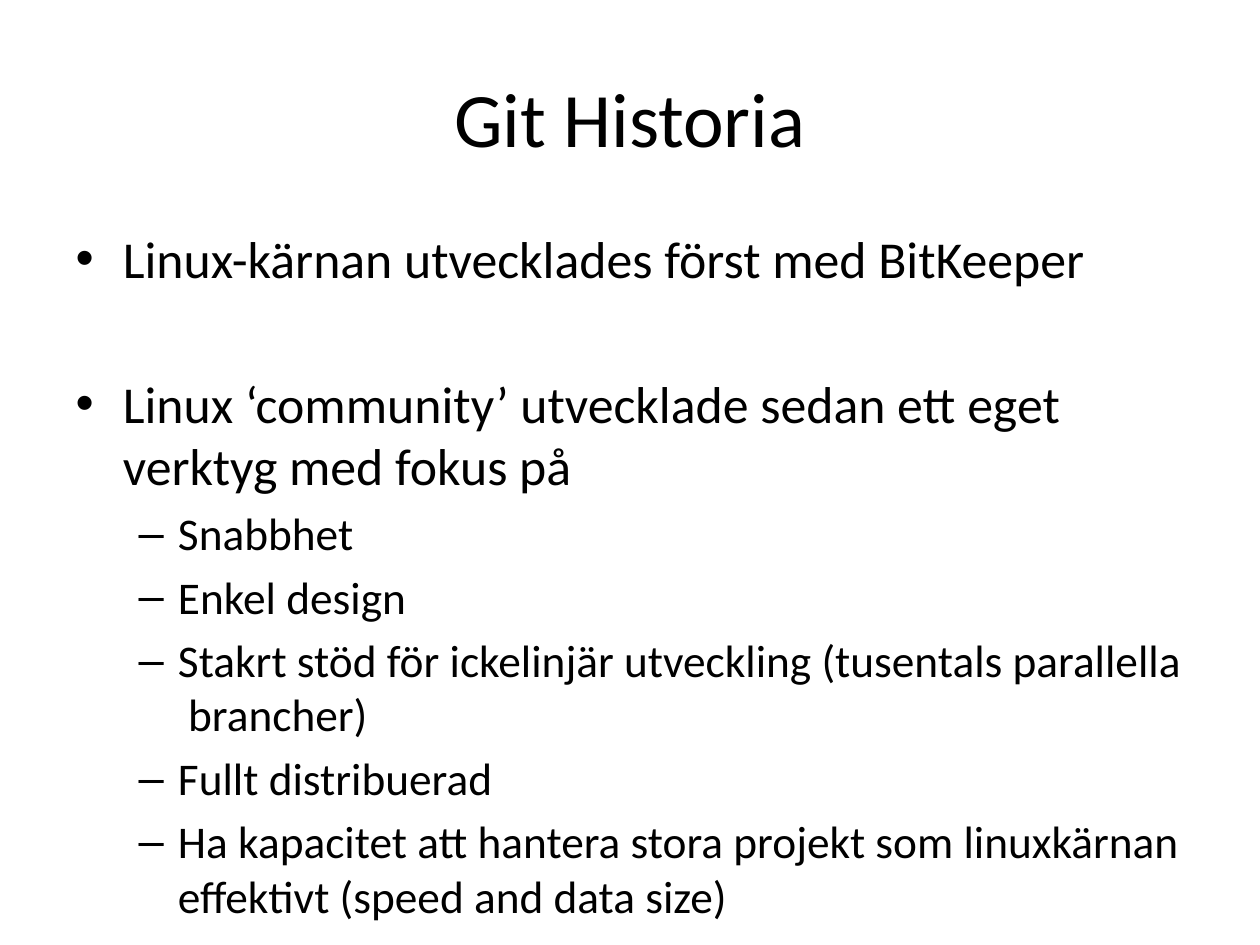
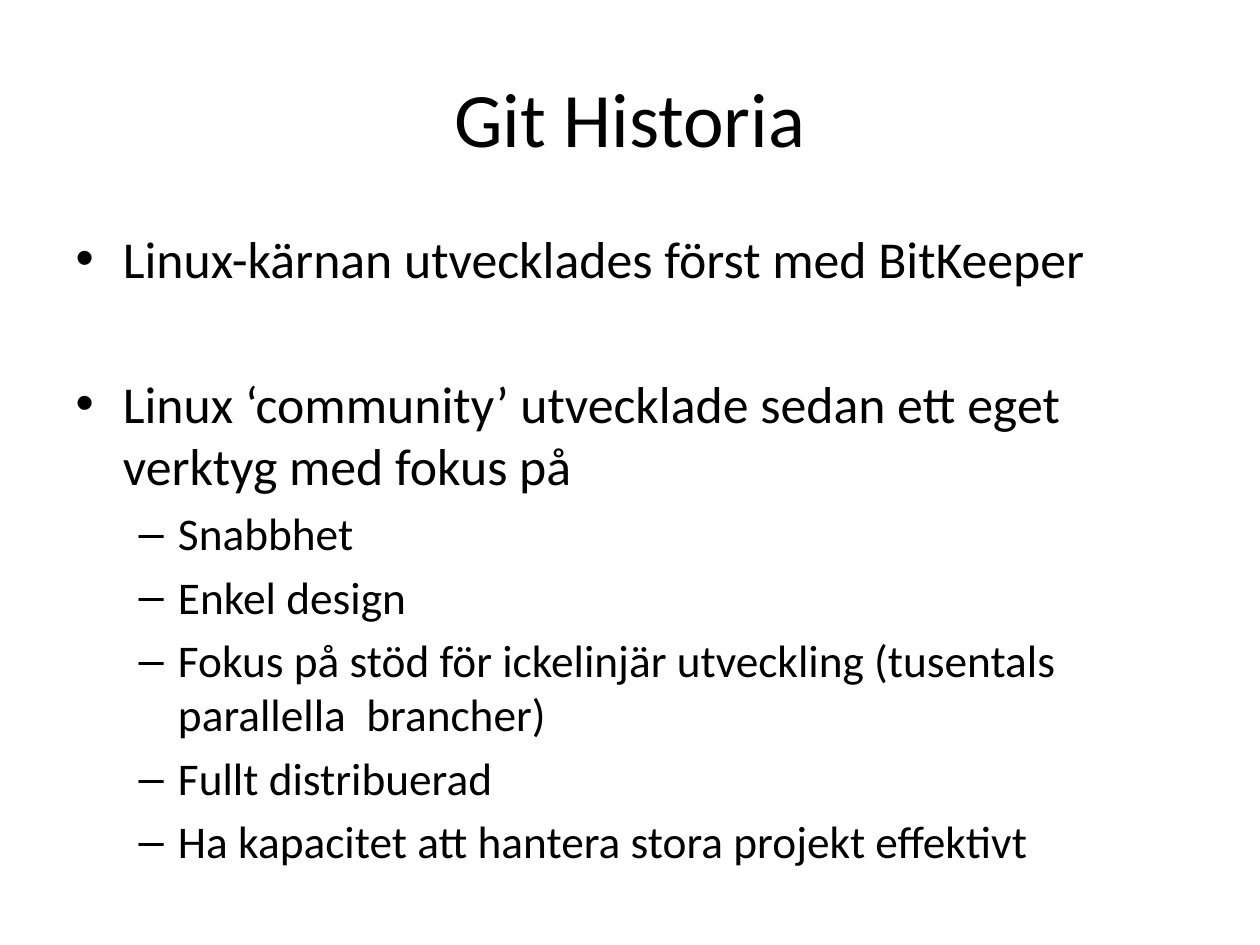
Before and after one commit to perbergq/git-presentation, a slide deck: slide 2 of Git.pptx. Drawn at 1260x945 pixels with LibreOffice and Linux fonts; fonts in the diff are those of the drawing. Boxes give left, top, right and bottom in pixels: in the first picture for what was removed or moved away, otherwise in the second. Text is boxed around its words. In the diff, an @@ line names an element or a change of style, - is before the commit and + after.

Commit message:
updates

```diff
--- a/Git.pptx
+++ b/Git.pptx
@@ text at (178,644,1055,739): text changed @@
-  – Stakrt stöd för ickelinjär utveckling (tusentals parallella brancher)
+  – Fokus på stöd för ickelinjär utveckling (tusentals parallella brancher)
@@ text at (178,826,1026,866): text changed @@
-  – Ha kapacitet att hantera stora projekt som linuxkärnan effektivt (speed and data size)
+  – Ha kapacitet att hantera stora projekt effektivt
```
Also in this commit, not shown: 6 other slides changed, 1 slide removed.
